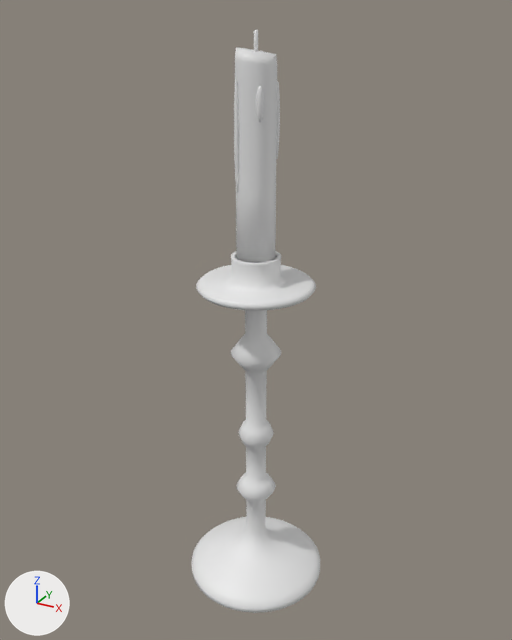
An edit to the glTF model Assets/Models/props/candlestick.glb, drawn before and after from the same camera.
Before and after are seen from a 50 mm camera at (0.316, -0.575, 0.606) aimed at (-0.004, 0.008, 0.314). The lights are fixed; the arrows at lower left show +X, +Y and +Z. The older version comes first. Where no turn or scale is listed for an object, it has been applied to the vertices. Vertices at exactly the same position are counted once.

The older version as bpy lines, for what is in view:
```python
me_candlestick = bpy.data.meshes.new('Candlestick')
me_candlestick.from_pydata(...)  # 2094 vertices, 4160 faces; spans x -0.076..0.076, y -0.076..0.076, z 0.0..0.59
# faces by material slot: [2880, 1120, 160]
me_candlestick.materials.append(mat_candlestickiron)  # white #e7e7e7
me_candlestick.materials.append(mat_candlewax)  # white #e7e7e7
me_candlestick.materials.append(mat_candlewick)  # white #e7e7e7
ob_candlestick = bpy.data.objects.new('Candlestick', me_candlestick)
ob_candlestick.location = (0.0, 0.0, 0.0)
```
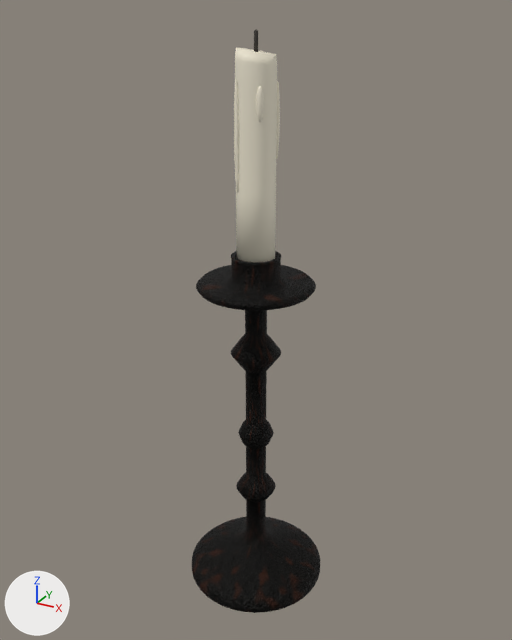
Where the change shows, as pixel boxes [x1, y1, x2, y2] in the pictures (512 x 640 px):
```json
{"part": 1, "of": "me_candlestick", "change": "recoloured", "before": [192, 251, 320, 613], "after": [192, 251, 320, 613], "on screen": "white to black"}
{"part": 2, "of": "me_candlestick", "change": "recoloured", "before": [234, 47, 280, 263], "after": [234, 47, 280, 263], "on screen": "white to pale yellow"}
{"part": 3, "of": "me_candlestick", "change": "recoloured", "before": [254, 30, 258, 52], "after": [254, 30, 258, 52]}
```

Edits to the scene script, one JSON object a line:
```json
{"op": "add", "block": "img_iron_albedo", "code": ["img_iron_albedo = load_image('Iron_Albedo', '_unpacked/Iron_Albedo', 1024, 1024, 'sRGB')"]}
{"op": "add", "block": "img_iron_normal", "code": ["img_iron_normal = load_image('Iron_Normal', '_unpacked/Iron_Normal', 1024, 1024, 'Non-Color')"]}
{"op": "add", "block": "mat_candlestickiron_tex", "code": ["mat_candlestickiron_tex = bpy.data.materials.new('CandlestickIron_tex')", "# uses the picture img_iron_albedo", "# uses the picture img_iron_normal"]}
{"op": "add", "block": "mat_candlewax_tex", "code": ["mat_candlewax_tex = principled_material('CandleWax_tex')", "mat_candlewax_tex.base_color = (0.88, 0.82, 0.66)  # pale yellow #f1ead4", "mat_candlewax_tex.roughness = 0.58"]}
{"op": "add", "block": "mat_candlewick_tex", "code": ["mat_candlewick_tex = principled_material('CandleWick_tex')", "mat_candlewick_tex.base_color = (0.04, 0.035, 0.03)  # dark grey #383530", "mat_candlewick_tex.roughness = 0.95"]}
{"block": "me_candlestick", "where": "me_candlestick.from_pydata(...)  # 2094 vertices, 4160 faces; spans x -0.076..0.076, y -0.076..0.076, z 0.0..0.59"}
{"block": "me_candlestick", "where": "# used by ob_candlestick; location = (0.0, 0.0, 0.0)"}
{"block": "me_candlestick", "change": "me_candlestick part 1: all 2880 faces that had it switch from mat_candlestickiron (white #e7e7e7) to mat_candlestickiron_tex"}
{"block": "me_candlestick", "change": "me_candlestick part 2: all 1120 faces that had it switch from mat_candlewax (white #e7e7e7) to mat_candlewax_tex (pale yellow #f1ead4)"}
{"block": "me_candlestick", "change": "me_candlestick part 3: all 160 faces that had it switch from mat_candlewick (white #e7e7e7) to mat_candlewick_tex (dark grey #383530)"}
```
